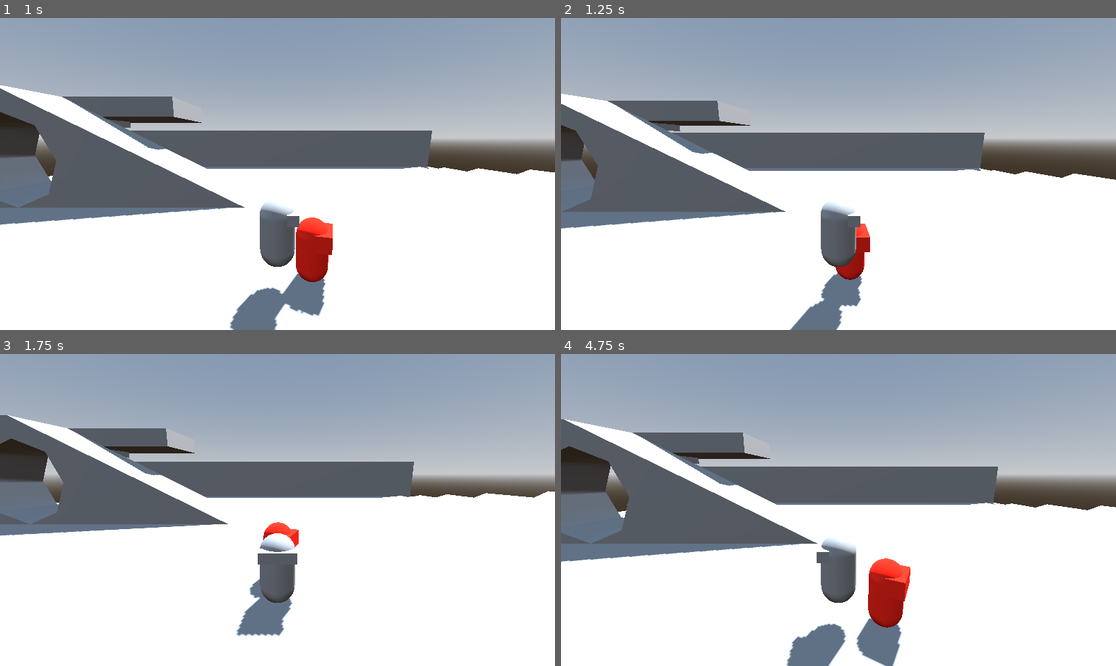
Above: before the commit, frames 1-4 (two rows, left to right).
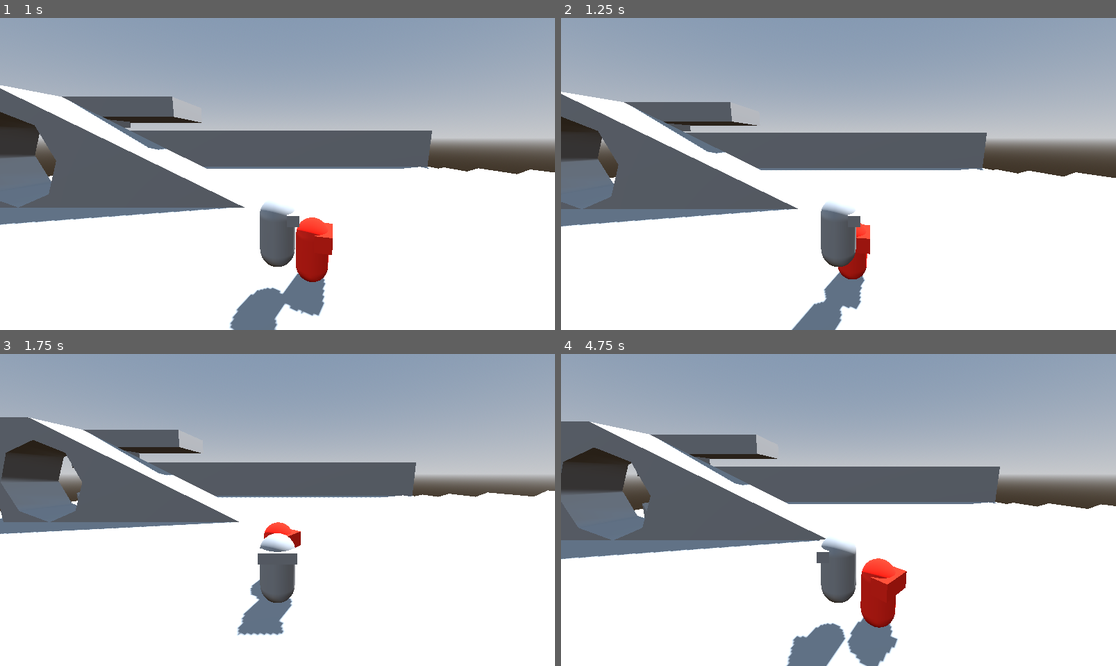
Above: after the commit, the same moments.

Repository: hhhhhhhh1233/BubbleGameJam
Game: Godot game, scene res://test_level.tscn
Two runs of this game, one before a commit and one after it. Both use one fixed random seed, a clock stepped at 60 frames per second and the inputs below.
Inputs (mouse positions are in pixels of both pictures, inside the frame that each line leads up to):
- Up to frame 1 (1 s): move the mouse to (399, 158) at 0.52 s; hold D (right) from 0.53 s (still down); click (399, 158) at 0.6 s; tap Space (jump) at 0.77 s
- Up to frame 2 (1.25 s): keep holding D (right)
- Up to frame 3 (1.75 s): move the mouse to (166, 525) at 1.27 s; release D (right) at 1.28 s; hold S (back) from 1.28 s (still down); click (166, 525) at 1.35 s; tap Space (jump) at 1.52 s
- Up to frame 4 (4.75 s): move the mouse to (894, 441) at 2.02 s; release S (back) at 2.03 s; hold D (right) 2.03-2.78 s; click (894, 441) at 2.1 s; move the mouse to (810, 572) at 2.77 s; hold W (forward) 2.78-3.53 s; click (810, 572) at 2.85 s; tap Space (jump) at 3.02, 3.77, 4.52 s; move the mouse to (1005, 556) at 3.52 s; hold A (left) from 3.53 s (still down); click (1005, 556) at 3.6 s; move the mouse to (672, 463) at 4.27 s; click (672, 463) at 4.35 s

Frame 1 is identical in both runs. In frame 2, 4.7% of the frame differs, in the area x 0-100%, y 23-100%; in frame 3, 4.5%; in frame 4, 6.9%, in the area x 0-100%, y 20-100%.

Commit message:
Fix: Set collision layers for player and associated weapon

Diff:
--- a/player.tscn
+++ b/player.tscn
@@ -14,6 +14,8 @@
 [sub_resource type="BoxMesh" id="BoxMesh_qpckj"]
 
 [node name="Player" type="CharacterBody3D" node_paths=PackedStringArray("camera", "springArm")]
+collision_layer = 2
+collision_mask = 5
 script = ExtResource("1_wc8xc")
 camera = NodePath("SpringArm3D/Camera3D")
 springArm = NodePath("SpringArm3D")
@@ -32,6 +34,8 @@
 
 [node name="WeaponHitbox" type="Area3D" parent="Body/WeaponRoot"]
 transform = Transform3D(1, 0, 0, 0, 1, 0, 0, 0, 1, 0, 0, 1.48117)
+collision_layer = 0
+collision_mask = 4
 
 [node name="CollisionShape3D" type="CollisionShape3D" parent="Body/WeaponRoot/WeaponHitbox"]
 transform = Transform3D(1, 0, 0, 0, 1, 0, 0, 0, 1, -0.0525513, 0.0188446, 0.0548401)
